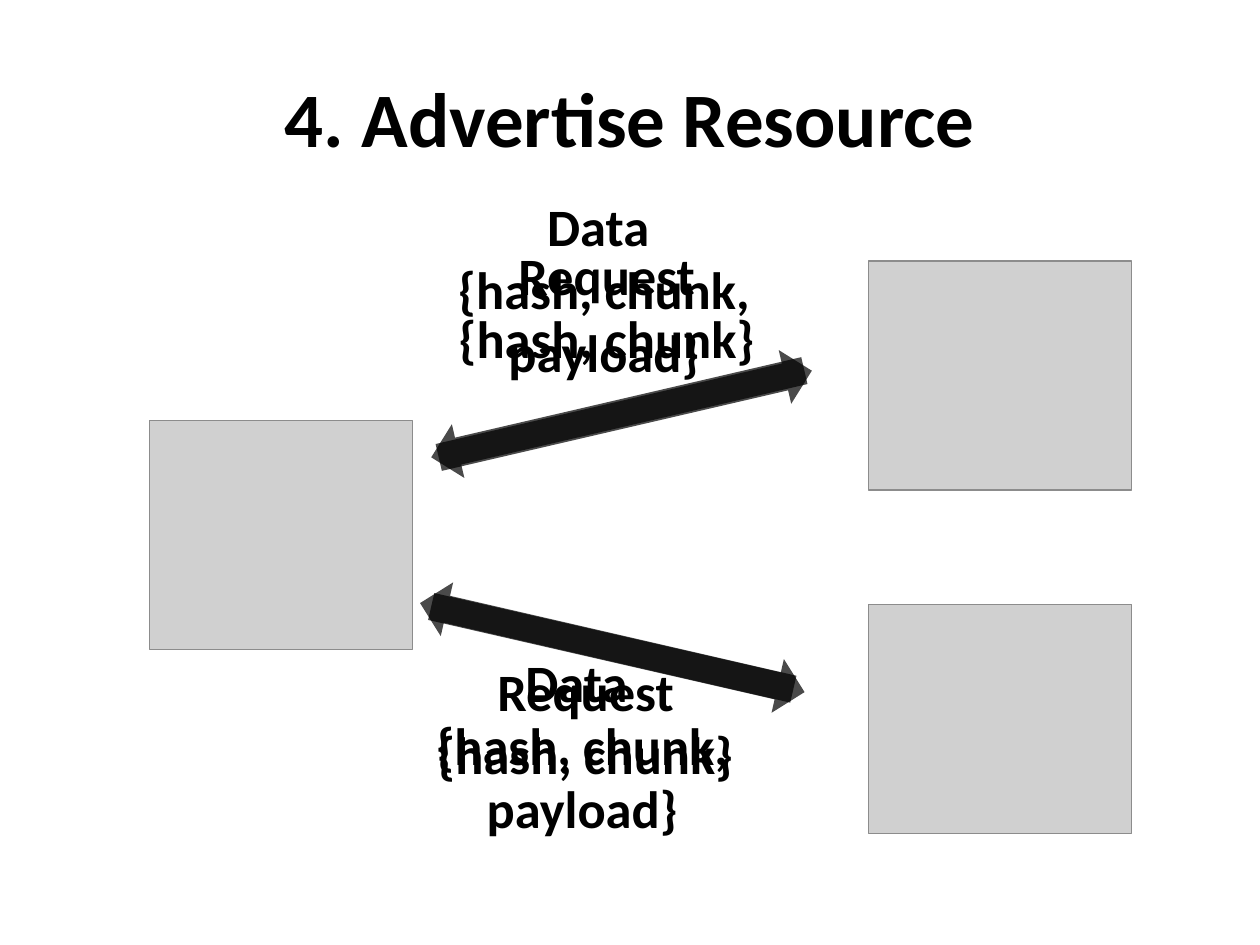
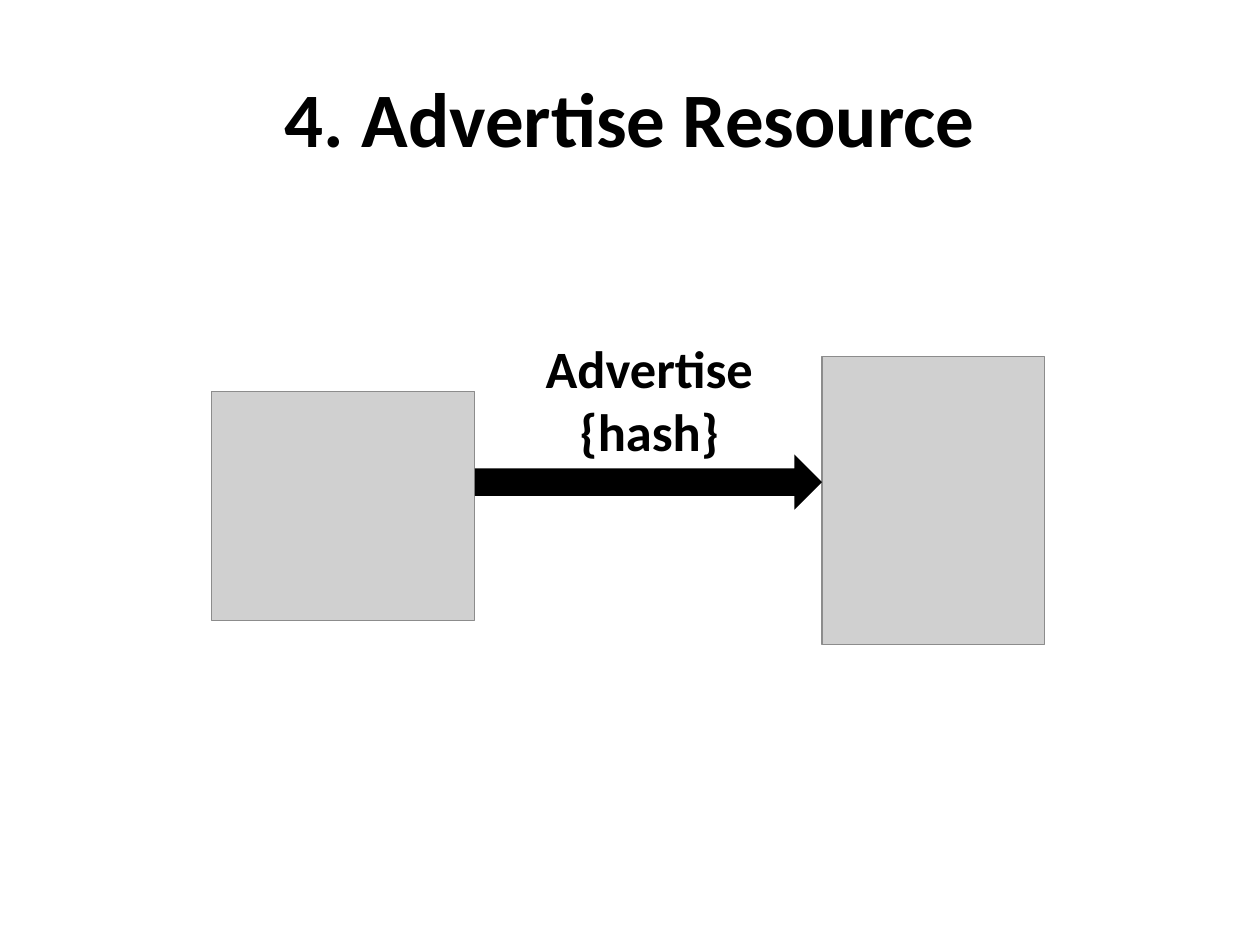
Before and after one commit to wwwiretap/zauberflote, a slide deck: slide 12 of doc/presentation/presentation_long.pptx. Drawn at 1260x945 pixels with LibreOffice and Linux fonts; fonts in the diff are those of the drawing; grey boxes stand for pictures. Boxes give left, top, right and bottom in pixels: in the first picture for what was removed or moved away, otherwise in the second. Text is boxed around its words. In the diff, an @@ line names an element or a change of style, - is before the commit and + after.

```diff
--- a/doc/presentation/presentation_long.pptx
+++ b/doc/presentation/presentation_long.pptx
@@ text removed at <box>459,212,754,384</box> @@
-Data
-{hash, chunk, payload}
@@ picture removed at <box>869,261,1133,490</box> @@
@@ left arrow removed at <box>425,344,810,485</box> @@
@@ text at <box>546,351,753,459</box>: text changed @@
-Request
-{hash, chunk}
+Advertise
+{hash}
@@ picture added at <box>822,357,1043,644</box> @@
@@ picture: place and size @@
-picture at <box>150,421,413,650</box>
+picture at <box>212,392,475,621</box>
@@ left arrow at <box>475,455,823,510</box>: fill #000000 at 71% opacity to #000000; rotation 166 to 180 degrees @@
@@ left arrow removed at <box>414,576,800,716</box> @@
@@ left arrow removed at <box>425,579,810,719</box> @@
@@ picture removed at <box>869,605,1133,834</box> @@
@@ text removed at <box>487,659,733,837</box> @@
-Data
-{hash, chunk, payload}
@@ text removed at <box>436,668,728,778</box> @@
-Request {hash, chunk}
```
Also in this commit, not shown: 4 other slides changed, 4 slides added.
